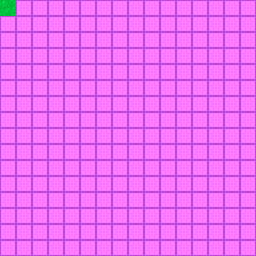
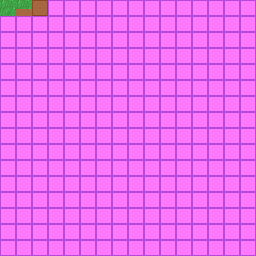
Two versions of the same layered image (256×256). Layer-by-layer changes:
added layer "dirt" above "grass_side" over bbox(32, 0, 48, 16)
added layer "grass_side" above "grass_top" over bbox(16, 0, 32, 16)
renamed "dirt" to "grass_top", painted on it over bbox(0, 0, 16, 16)
